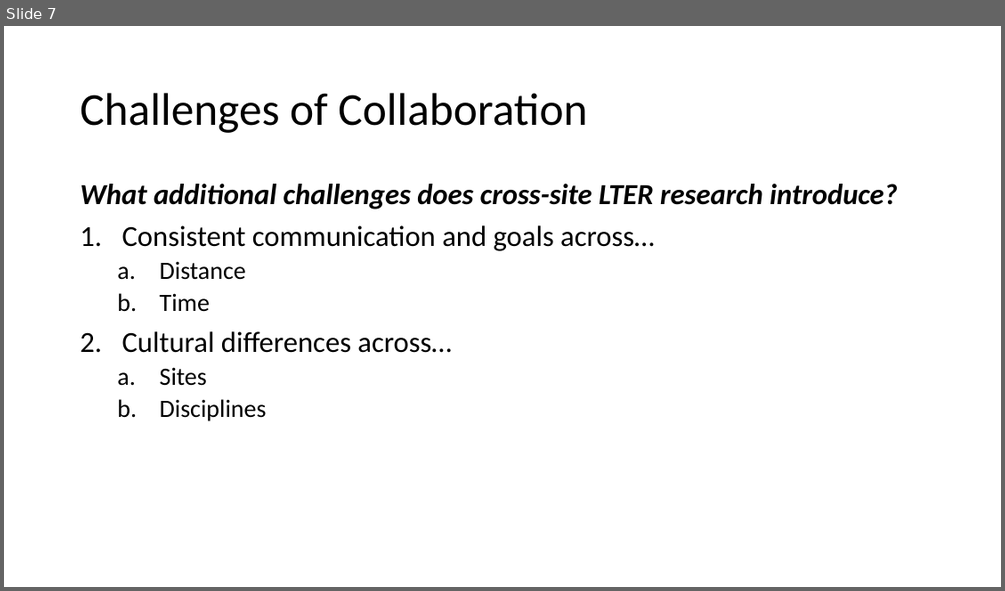
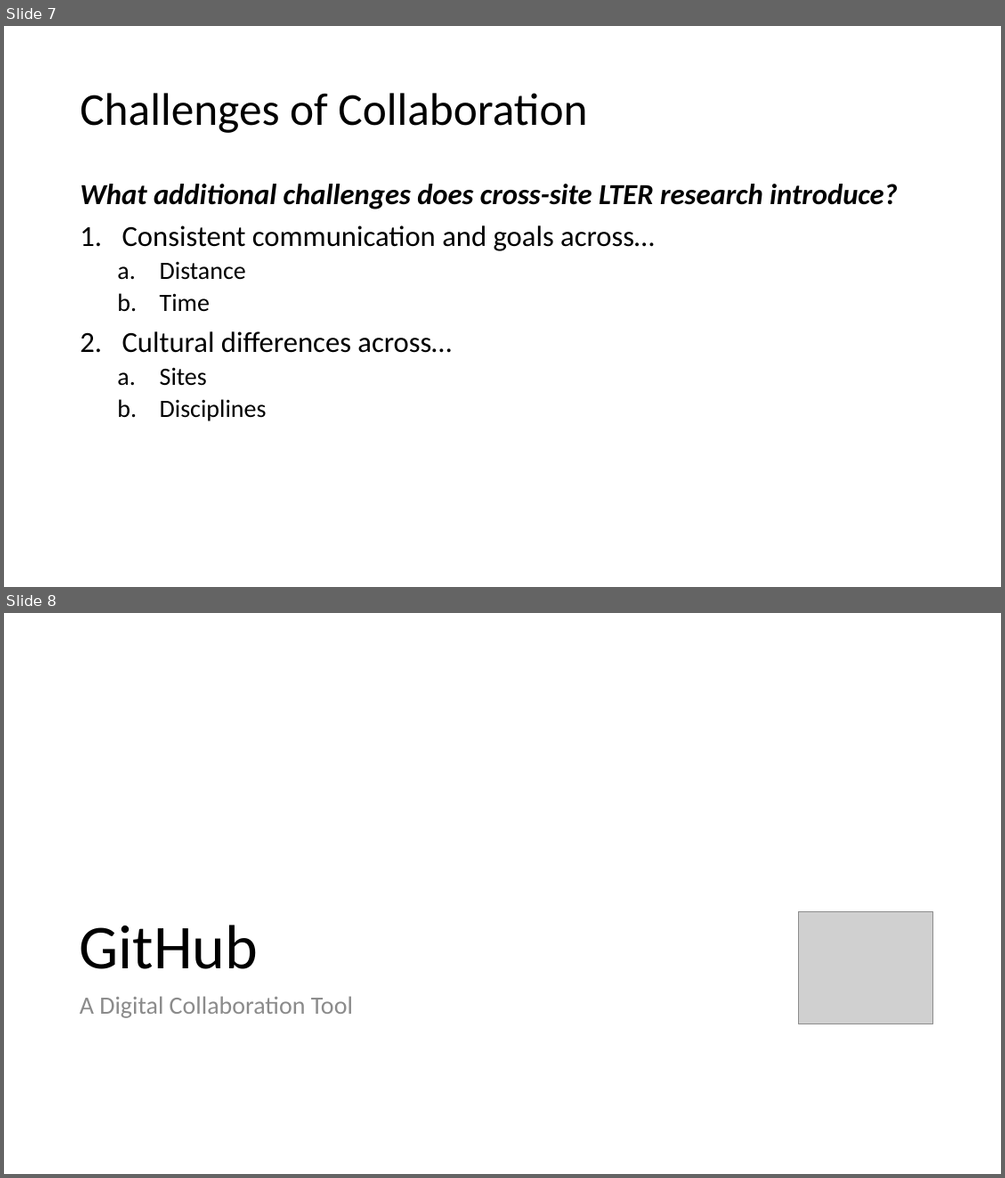
Before and after one commit to ReproducibleQM/n_commandments, a slide deck: pres_deck.pptx. Shown one above the other, each under a label of ours: slide 7 before the commit, slides 7 and 8 after it. The pictures are 1005x591 and 1005x1178 pixels, drawn with LibreOffice and Linux fonts; fonts in the diff are those of the drawing; grey boxes stand for pictures. Boxes give left, top, right and bottom in pixels: in the first picture for what was removed or moved away, otherwise in the second. Text is boxed around its words. In the diff, an @@ line names an element or a change of style, - is before the commit and + after.

```diff
--- a/pres_deck.pptx
+++ b/pres_deck.pptx
@@ slide 8 added at box(4, 613, 1001, 1174), background #FFFFFF @@
@@ title added at box(80, 925, 259, 969), 60 pt, text #000000 @@
+GitHub
@@ picture added at box(798, 911, 933, 1023) @@
@@ text added at box(80, 996, 353, 1018), 24 pt, text #8C8C8C @@
+A Digital Collaboration Tool
```
Also in this commit, not shown: 8 other slides added.
